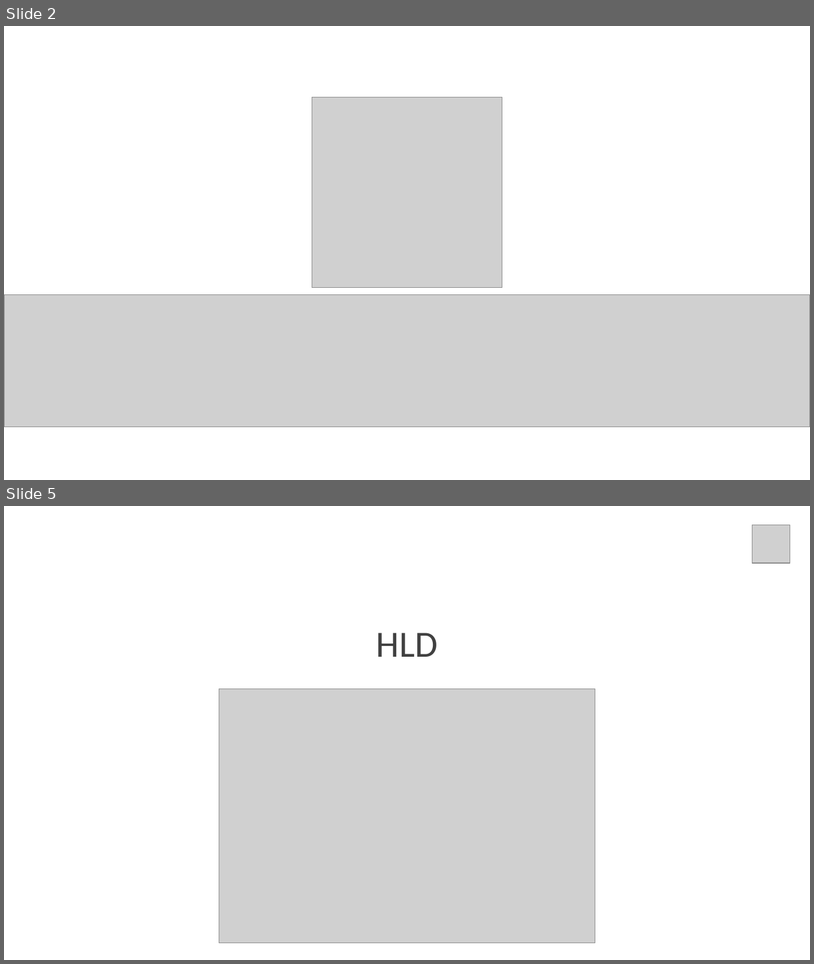
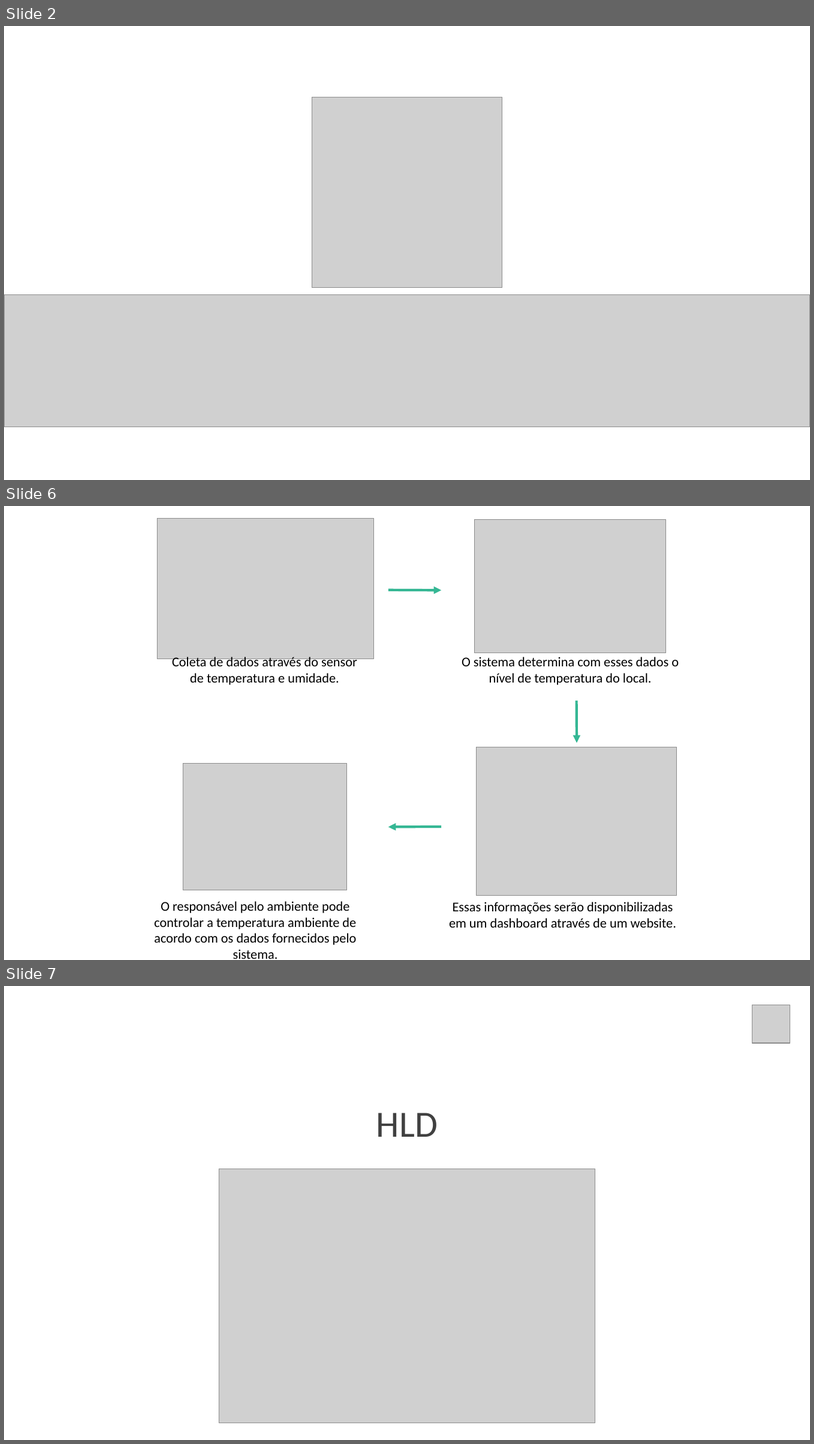
Before and after one commit to gui-ss/projeto-bandtec, a slide deck: Documentação/chameleon.pptx. Shown one above the other, each under a label of ours: slides 2 and 5 before the commit, slides 2, 6 and 7 after it; the slides between them are not shown. The pictures are 814x964 and 814x1444 pixels, drawn with LibreOffice and Linux fonts; fonts in the diff are those of the drawing; grey boxes stand for pictures. Boxes give left, top, right and bottom in pixels: in the first picture for what was removed or moved away, otherwise in the second. Text is boxed around its words. In the diff, an @@ line names an element or a change of style, - is before the commit and + after.

```diff
--- a/Documentação/chameleon.pptx
+++ b/Documentação/chameleon.pptx
@@ slide 6 added at [4, 506, 810, 960], background #FFFFFF @@
@@ picture added at [158, 519, 374, 659] @@
@@ picture added at [475, 519, 667, 653] @@
@@ arrow added from (389, 590) to (441, 590), #35B794 3 pt @@
@@ text added at [172, 657, 357, 685], 16 pt, text #000000 @@
+Coleta de dados através do sensor de temperatura e umidade.
@@ text added at [462, 657, 679, 685], 16 pt, text #000000 @@
+O sistema determina com esses dados o nível de temperatura do local.
@@ arrow added from (577, 701) to (577, 742), #35B794 3 pt @@
@@ picture added at [476, 747, 677, 895] @@
@@ picture added at [183, 763, 347, 889] @@
@@ arrow added from (441, 826) to (389, 826), #35B794 3 pt @@
@@ text added at [154, 901, 357, 945], 16 pt, text #000000 @@
+O responsável pelo ambiente pode controlar a temperatura ambiente de acordo com os dados fornecidos pelo sistema.
@@ text added at [449, 901, 677, 927], 16 pt, text #000000 @@
+Essas informações serão disponibilizadas em um dashboard através de um website.
@@ what was slide 5 is now slide 7 @@
```
Also in this commit, not shown: 5 slides changed, 2 other slides added, 1 slide removed.
